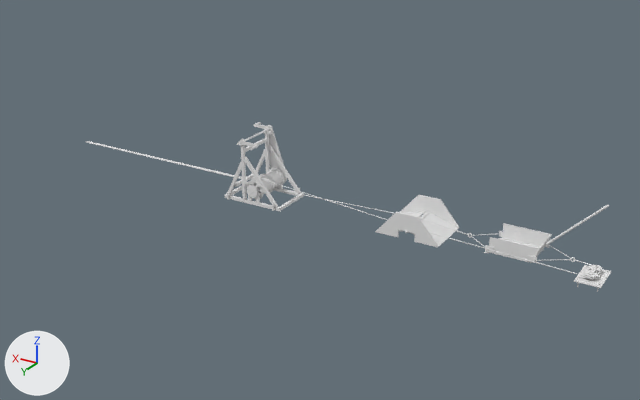
An edit to the glTF model media/model.glb, drawn before and after from the same camera.
Camera for both pictures: a 50 mm lens placed at (-1.91, 9.24, 4.7), pointed at (3.69, -0.08, 0.03). Lighting does not change. The marker at lower left points along +X, +Y and +Z. The first picture is the older version. Where no turn or scale is listed for an object, it has been applied to the vertices. Vertices at exactly the same position are counted once.

Before the edit, the objects in view are built like this:
```python
me_mesh_0 = bpy.data.meshes.new('Mesh_0')
me_mesh_0.from_pydata(...)  # 11682 vertices, 24140 faces; spans x -0.15..7.68, y -0.33..0.59, z -0.08..0.9
ob_mesh_0 = bpy.data.objects.new('Mesh_0', me_mesh_0)
ob_mesh_0.location = (0.0, 0.0, 0.0)
```
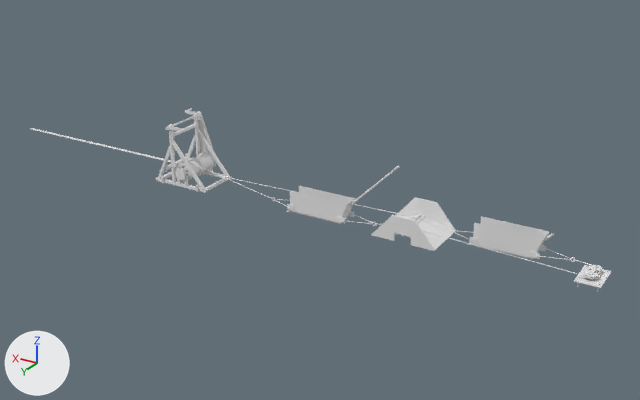
The edits, one by one:
me_mesh_0 is used by ob_mesh_0; location (0.0, 0.0, 0.0).
me_mesh_0 had 11682 vertices, 24140 faces and spanned x -0.15..7.68, y -0.33..0.59, z -0.08..0.9.
me_mesh_0 now has 20658 vertices, 43500 faces and spans x -0.15..8.88, y -0.33..0.59, z -0.08..0.91.
me_mesh_0 part 1: the loose piece of 136 vertices spanning x 4.48..4.62, y -0.15..-0.11, z 0.81..0.88 is moved by (1.2, 0.0, 0.0).
me_mesh_0 part 2: the loose piece of 2154 vertices spanning x 4.26..4.54, y -0.19..0.48, z 0.06..0.34 is moved by (1.2, 0.0, 0.0).
me_mesh_0 part 3: the loose piece of 566 vertices spanning x 4.53..4.57, y -0.21..0.47, z 0.83..0.87 is moved by (1.2, 0.0, 0.0).
me_mesh_0 part 4: the loose piece of 480 vertices spanning x 4.28..4.6, y -0.2..-0.17, z 0.08..0.9 is moved by (1.2, 0.0, 0.0).
me_mesh_0 part 5: the loose piece of 212 vertices spanning x 4.52..4.82, y -0.33..-0.2, z 0.82..0.88 is moved by (1.2, 0.0, 0.0).
me_mesh_0 part 6: the loose piece of 212 vertices spanning x 4.28..4.58, y 0.46..0.59, z 0.82..0.88 is moved by (1.2, 0.0, 0.0).
me_mesh_0 part 7: the loose piece of 144 vertices spanning x -0.04..0.61, y -0.01..0.01, z 0.17..0.83 is multiplied about its middle by the matrix ((-1.354, 0.0, -1.354), (0.008, 0.0, -0.008), (0.0, -1.915, 0.0)), then moved by (3.89, 0.3, -0.43).
me_mesh_0 part 8: the loose piece of 144 vertices spanning x -0.04..0.61, y -0.01..0.01, z 0.17..0.83 is copied, and the copy is moved by (2.4, 0.3, 0.08); it spans x 2.36..3.01, y 0.29..0.31, z 0.25..0.91.
me_mesh_0 part 9: the loose piece of 144 vertices spanning x 1.78..2.62, y -0.28..0.36, z 0.0..0.33 is moved by (0.0, 0.11, 0.0).
me_mesh_0 part 10: the loose piece of 1328 vertices spanning x 3.98..7.68, y -0.18..0.48, z 0.0..0.81 is rebuilt with 4400 vertices and now spans x 5.18..8.88, y -0.18..0.48, z 0.0..0.81.
me_mesh_0 part 11: 25 vertices moved within x 0.29..2.2, y 0.0..0.3, z 0.07..0.15; 1093 vertices removed from x 0.3..4.4, y -0.25..0.3, z 0.0..0.32; 6829 vertices added at x 0.29..6.06, y -0.16..0.46, z 0.0..0.77.
Other edits to the shape of me_mesh_0 do not show in these pictures.

Pixel boxes [x1, y1, x2, y2] of what changed, in the pictures (640 x 400 px; the box of a moved part takes in the faces that stretch with it):
'Mesh_0', reshaped (11% wider, 8% taller)
    before: [86, 122, 611, 292]
    after: [30, 108, 611, 292]
part 1 of me_mesh_0, moved or reshaped
    before: [264, 127, 272, 134]
    after: [193, 113, 201, 119]
part 2 of me_mesh_0, moved or reshaped
    before: [246, 168, 284, 199]
    after: [175, 152, 213, 181]
part 3 of me_mesh_0, moved or reshaped
    before: [240, 128, 270, 144]
    after: [168, 114, 199, 128]
part 4 of me_mesh_0, moved or reshaped
    before: [266, 125, 287, 184]
    after: [196, 111, 217, 167]
part 5 of me_mesh_0, moved or reshaped
    before: [253, 122, 266, 129]
    after: [184, 108, 196, 115]
part 6 of me_mesh_0, moved or reshaped
    before: [239, 141, 258, 150]
    after: [167, 125, 185, 134]
part 7 of me_mesh_0, moved or reshaped (not visible afterwards)
    before: [552, 205, 609, 241]
part 8 of me_mesh_0, added
    after: [356, 165, 400, 201]
part 9 of me_mesh_0, moved or reshaped
    before: [375, 195, 459, 247]
    after: [371, 197, 456, 251]
part 10 of me_mesh_0, rebuilt (7% narrower)
    before: [86, 133, 304, 211]
    after: [30, 118, 232, 193]
part 11 of me_mesh_0, built on
    before: [261, 178, 589, 278]
    after: [156, 122, 587, 277]
